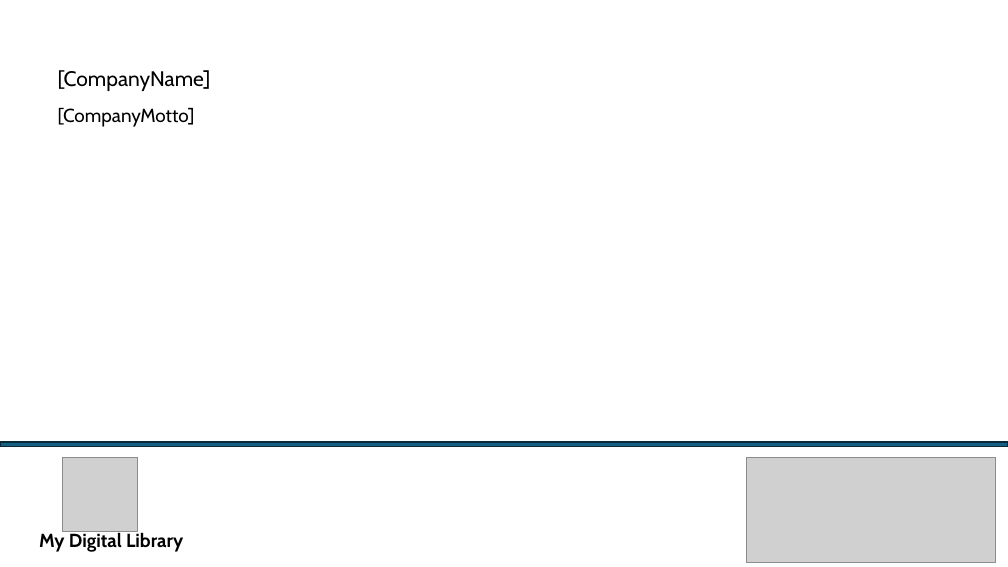
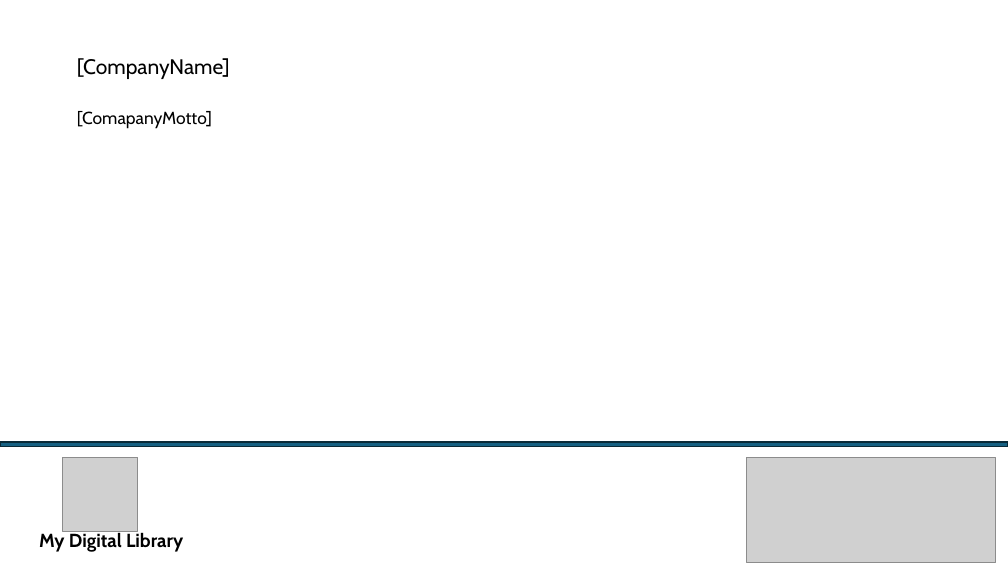
Before and after one commit to akshayvasundhara/doc_repo, a slide deck: slide 1 of latest.pptx. Drawn at 1008x567 pixels with LibreOffice and Linux fonts; fonts in the diff are those of the drawing; grey boxes stand for pictures. Boxes give left, top, right and bottom in pixels: in the first picture for what was removed or moved away, otherwise in the second. Text is boxed around its words. In the diff, an @@ line names an element or a change of style, - is before the commit and + after.

```diff
--- a/latest.pptx
+++ b/latest.pptx
@@ title "[CompanyName]": place and size @@
-title "[CompanyName]" at bbox=[58, 70, 211, 91]
+title "[CompanyName]" at bbox=[77, 58, 230, 79]
@@ title removed at bbox=[58, 107, 195, 127] @@
-[CompanyMotto]
@@ title added at bbox=[77, 111, 212, 128], 16.6 pt, text #000000 @@
+[ComapanyMotto]
```
Also in this commit, not shown: 1 other slide changed.
